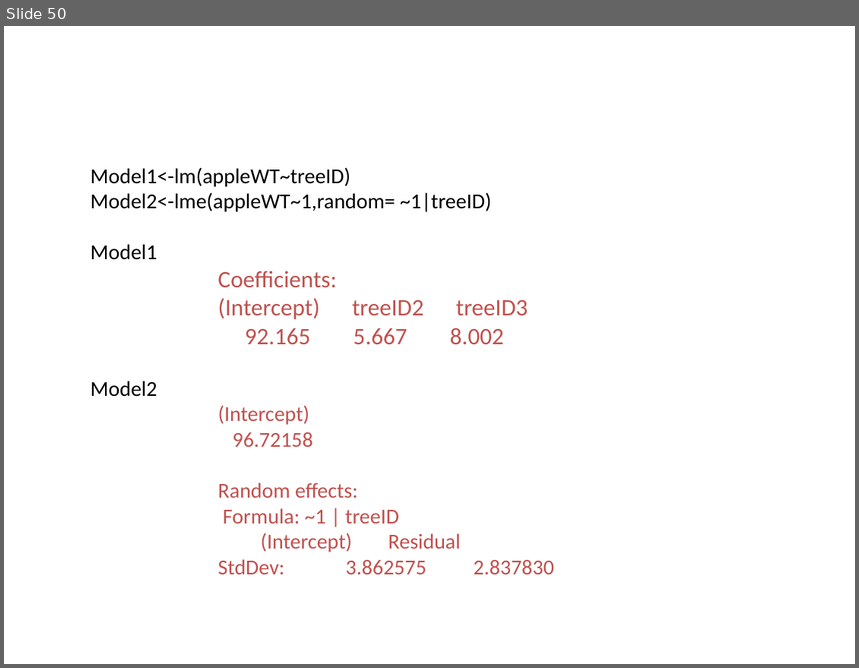
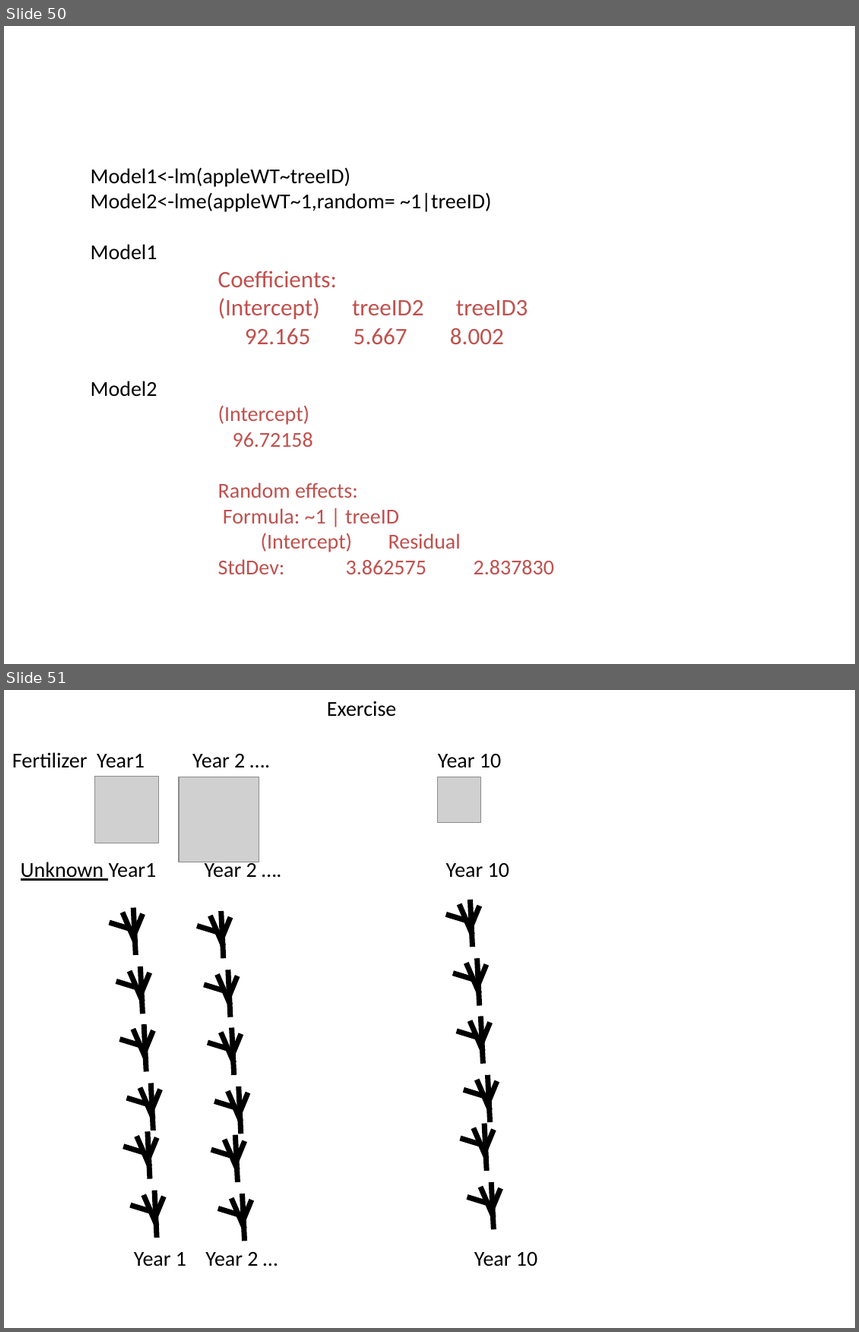
Before and after one commit to qmwugbt112/mixed-effects, a slide deck: Basic concepts.pptx. Shown one above the other, each under a label of ours: slide 50 before the commit, slides 50 and 51 after it. The pictures are 859x668 and 859x1332 pixels, drawn with LibreOffice and Linux fonts; fonts in the diff are those of the drawing; grey boxes stand for pictures; background and template pictures are left out. Boxes give left, top, right and bottom in pixels: in the first picture for what was removed or moved away, otherwise in the second. Text is boxed around its words. In the diff, an @@ line names an element or a change of style, - is before the commit and + after.

```diff
--- a/Basic concepts.pptx
+++ b/Basic concepts.pptx
@@ slide 51 added at [4,690,855,1328], background #FFFFFF @@
@@ text added at [327,701,396,717], 18 pt, text #000000 @@
+Exercise
@@ text added at [12,752,501,768], 18 pt, text #000000 @@
+Fertilizer Year1 Year 2 …. Year 10
@@ picture added at [95,776,159,844] @@
@@ picture added at [179,777,259,862] @@
@@ picture added at [438,777,481,823] @@
@@ text added at [21,859,509,881], 18 pt, text #000000 @@
+Unknown Year1 Year 2 …. Year 10
@@ group added at [446,900,480,947]: 4 lines @@
@@ group added at [110,908,143,955]: 4 lines @@
@@ group added at [197,911,230,958]: 4 lines @@
@@ group added at [116,967,150,1015]: 4 lines @@
@@ group added at [204,970,237,1018]: 4 lines @@
@@ group added at [453,958,487,1006]: 4 lines @@
@@ group added at [457,1016,490,1064]: 4 lines @@
@@ group added at [120,1024,153,1072]: 4 lines @@
@@ group added at [208,1028,241,1075]: 4 lines @@
@@ group added at [126,1083,161,1131]: 4 lines @@
@@ group added at [464,1075,496,1122]: 4 lines @@
@@ group added at [215,1087,248,1135]: 4 lines @@
@@ group added at [460,1123,493,1171]: 4 lines @@
@@ group added at [123,1132,158,1179]: 4 lines @@
@@ group added at [211,1135,245,1182]: 4 lines @@
@@ group added at [131,1191,164,1238]: 4 lines @@
@@ group added at [218,1194,252,1242]: 4 lines @@
@@ group added at [467,1182,501,1230]: 4 lines @@
@@ text added at [134,1252,538,1267], 18 pt, text #000000 @@
+Year 1 Year 2 … Year 10
```
Also in this commit, not shown: 1 slide changed, 2 other slides added, 4 other files.
